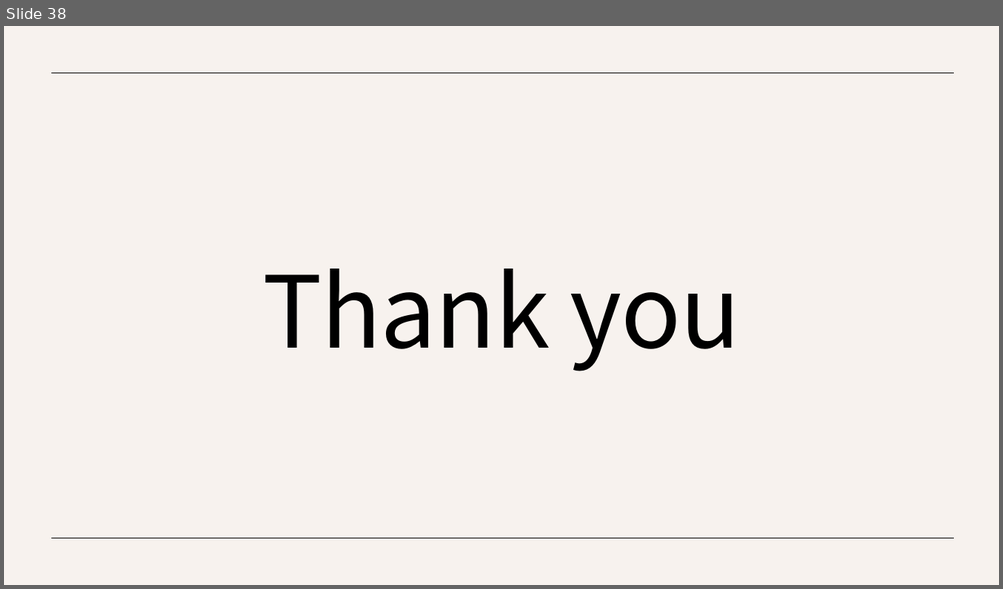
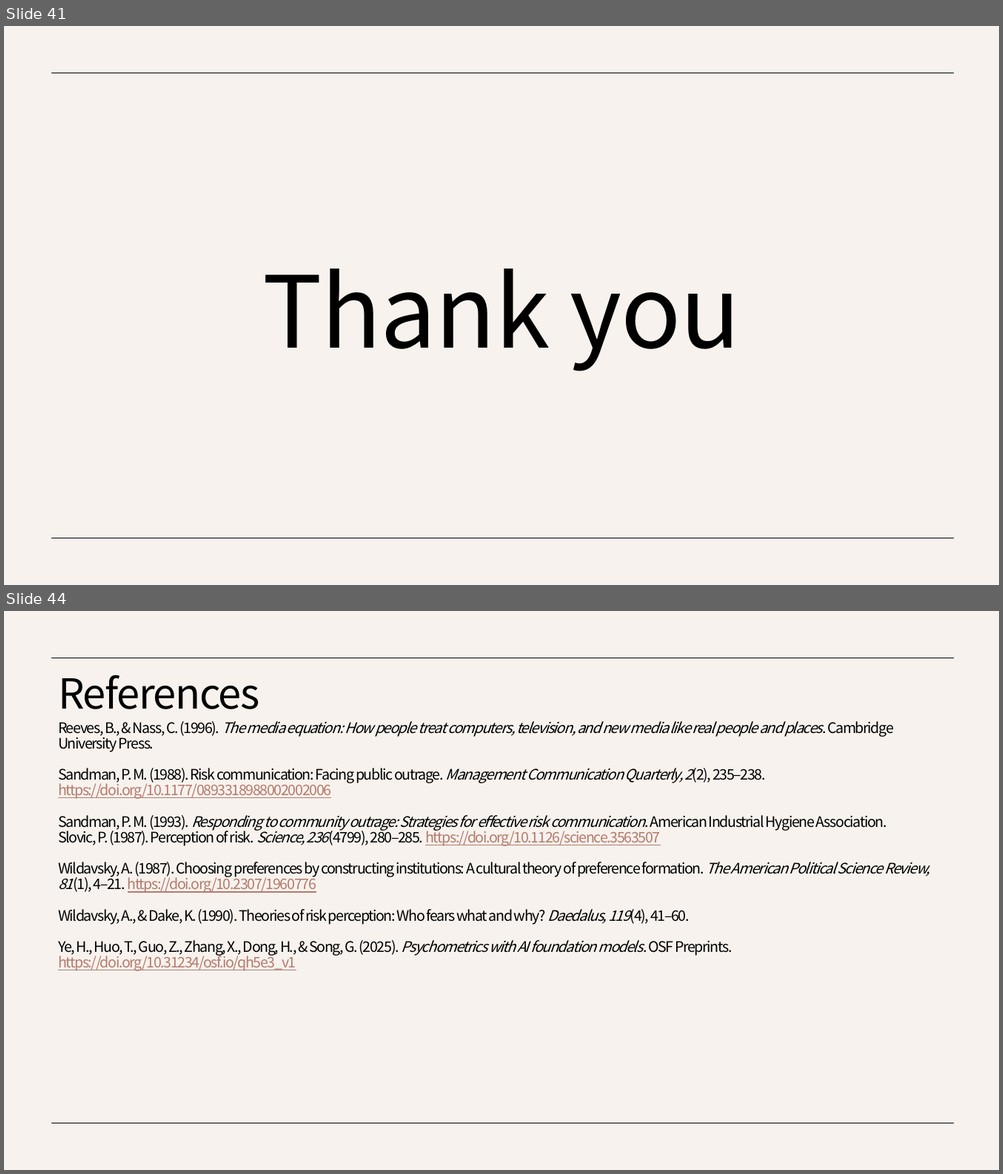
Before and after one commit to SongJongbeen/26-1, a slide deck: 연구/소통학회/생성형 인공지능의 위험 인식 구조와 문화적 원형.pptx. Shown one above the other, each under a label of ours: slide 38 before the commit, slides 41 and 44 after it; the slides between them are not shown. The pictures are 1003x589 and 1003x1174 pixels, drawn with LibreOffice and Linux fonts; fonts in the diff are those of the drawing. Boxes give left, top, right and bottom in pixels: in the first picture for what was removed or moved away, otherwise in the second. Text is boxed around its words. In the diff, an @@ line names an element or a change of style, - is before the commit and + after.

```diff
--- a/연구/소통학회/생성형 인공지능의 위험 인식 구조와 문화적 원형.pptx
+++ b/연구/소통학회/생성형 인공지능의 위험 인식 구조와 문화적 원형.pptx
@@ slide 44 added at box(4, 611, 999, 1170), background #F7F2EE; not listed: 2 template elements that a slide beside it also shows @@
@@ title added at box(58, 675, 260, 709), 40 pt, text #000000 @@
+References
@@ text added at box(58, 721, 930, 971), 14 pt, text #000000 @@
+Reeves, B., & Nass, C. (1996). The media equation: How people treat computers, television, and new media like real people and places. Cambridge University Press.
+Sandman, P. M. (1988). Risk communication: Facing public outrage. Management Communication Quarterly, 2(2), 235–238. https://doi.org/10.1177/0893318988002002006
+Sandman, P. M. (1993). Responding to community outrage: Strategies for effective risk communication. American Industrial Hygiene Association.
+Slovic, P. (1987). Perception of risk. Science, 236(4799), 280–285. https://doi.org/10.1126/science.3563507
+Wildavsky, A. (1987). Choosing preferences by constructing institutions: A cultural theory of preference formation. The American Political Science Review, 81(1), 4–21. https://doi.org/10.2307/1960776
+Wildavsky, A., & Dake, K. (1990). Theories of risk perception: Who fears what and why? Daedalus, 119(4), 41–60.
+Ye, H., Huo, T., Guo, Z., Zhang, X., Dong, H., & Song, G. (2025). Psychometrics with AI foundation models. OSF Preprints. https://doi.org/10.31234/osf.io/qh5e3_v1
@@ what was slide 38 is now slide 41 @@
```
Also in this commit, not shown: 2 slides changed, 5 other slides added, 20 other files.
